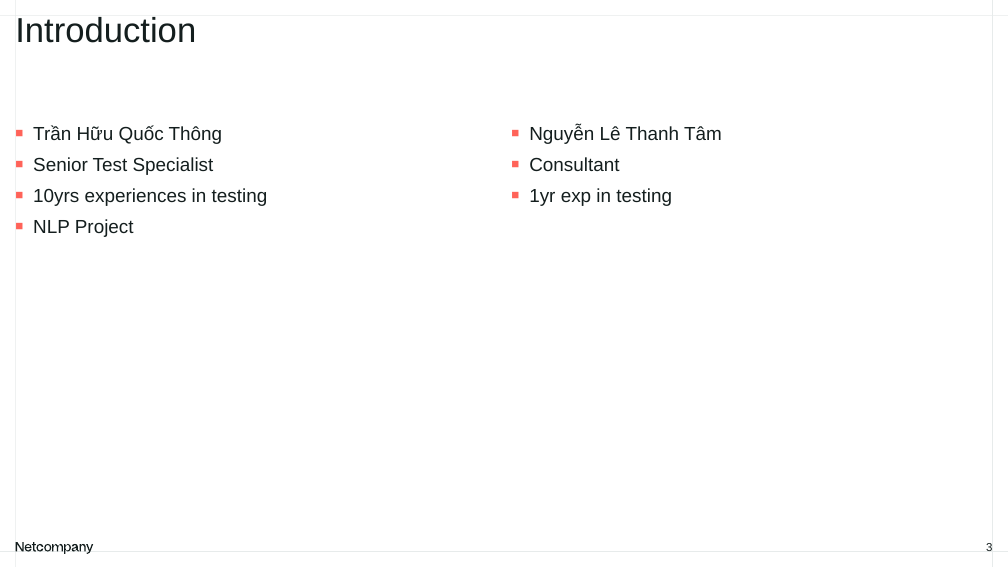
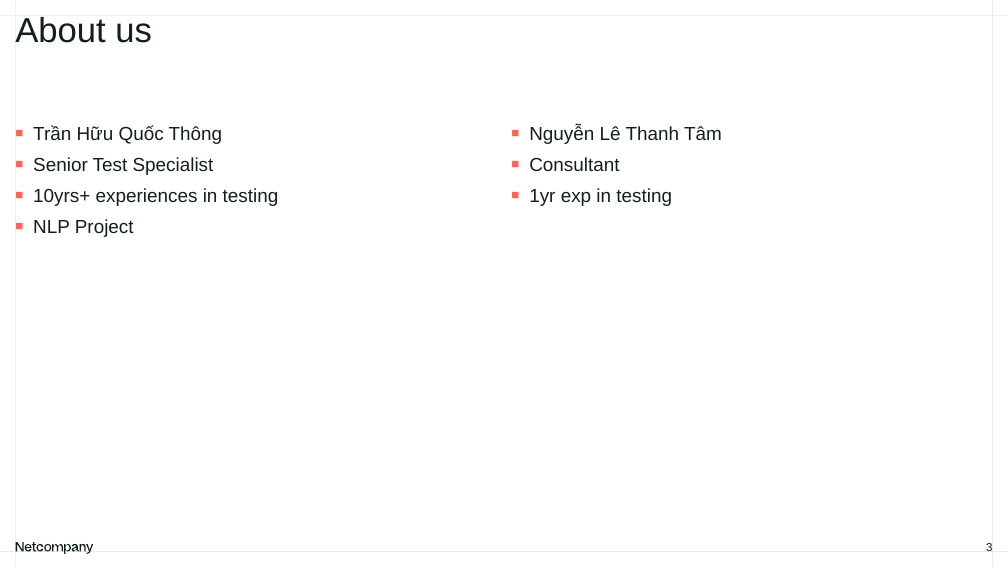
Before and after one commit to NLTTam/coe-ui-test-auto, a slide deck: slide 3 of test_cases/COE_UITest_Playwright.pptx. Drawn at 1008x567 pixels with LibreOffice and Linux fonts; fonts in the diff are those of the drawing. Boxes give left, top, right and bottom in pixels: in the first picture for what was removed or moved away, otherwise in the second. Text is boxed around its words. In the diff, an @@ line names an element or a change of style, - is before the commit and + after.

```diff
--- a/test_cases/COE_UITest_Playwright.pptx
+++ b/test_cases/COE_UITest_Playwright.pptx
@@ title at [15, 17, 152, 43]: text changed @@
-Introduction
+About us
@@ text at [33, 188, 279, 206]: text changed @@
-■ 10yrs experiences in testing
+■ 10yrs+ experiences in testing
```
Also in this commit, not shown: 3 other slides changed, 2 slides added, 2 slides removed.
